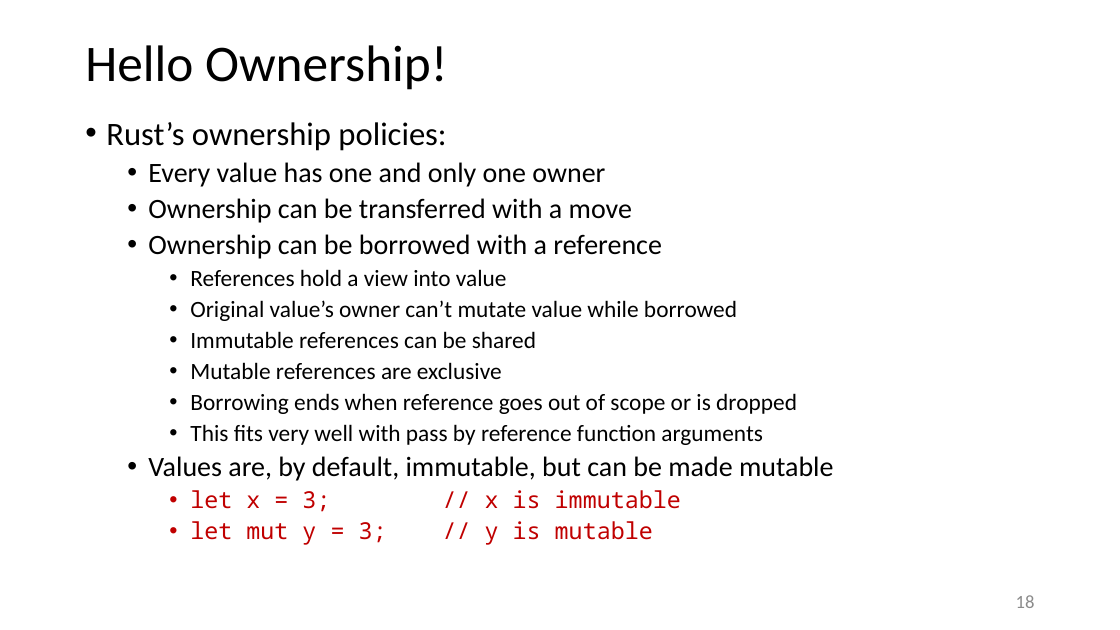
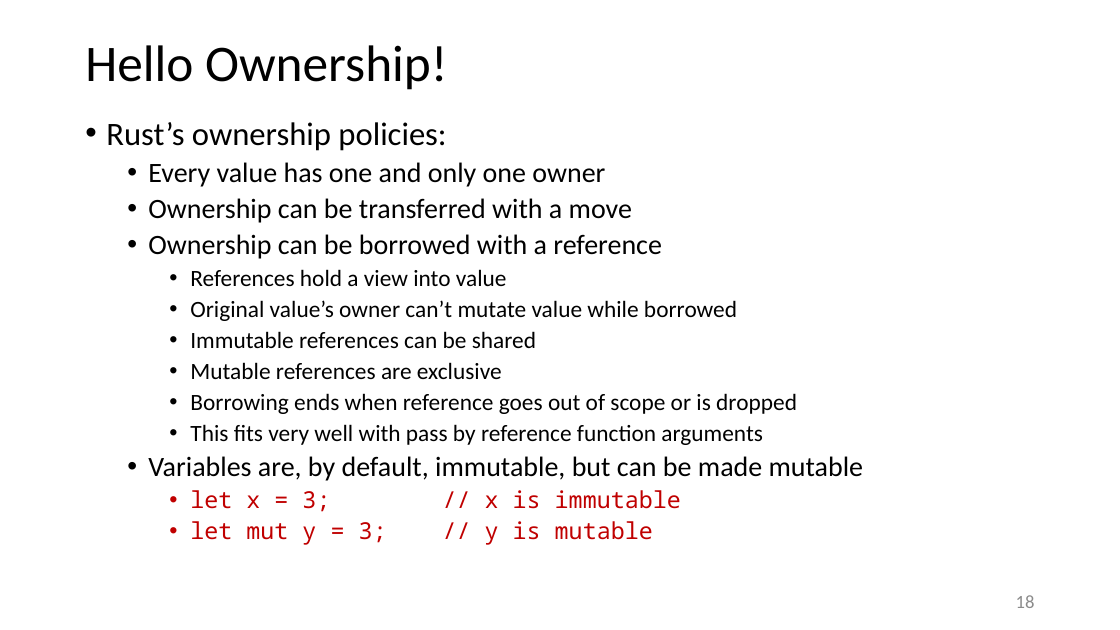
Before and after one commit to JimFawcett/JimFawcett.github.io, a slide deck: slide 18 of Resources/RustTourAbbrev.pptx. Drawn at 1120x630 pixels with LibreOffice and Linux fonts; fonts in the diff are those of the drawing. Boxes give left, top, right and bottom in pixels: in the first picture for what was removed or moved away, otherwise in the second. Text is boxed around its words. In the diff, an @@ line names an element or a change of style, - is before the commit and + after.

```diff
--- a/Resources/RustTourAbbrev.pptx
+++ b/Resources/RustTourAbbrev.pptx
@@ text at (148,456,864,481): text changed @@
-  • Values are, by default, immutable, but can be made mutable
+  • Variables are, by default, immutable, but can be made mutable
```
Also in this commit, not shown: 5 other files.
